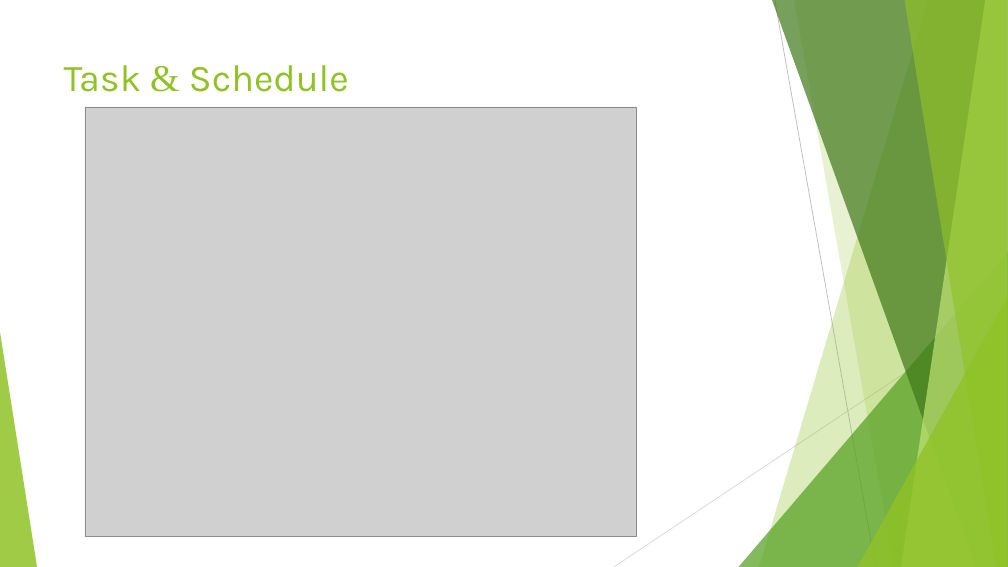
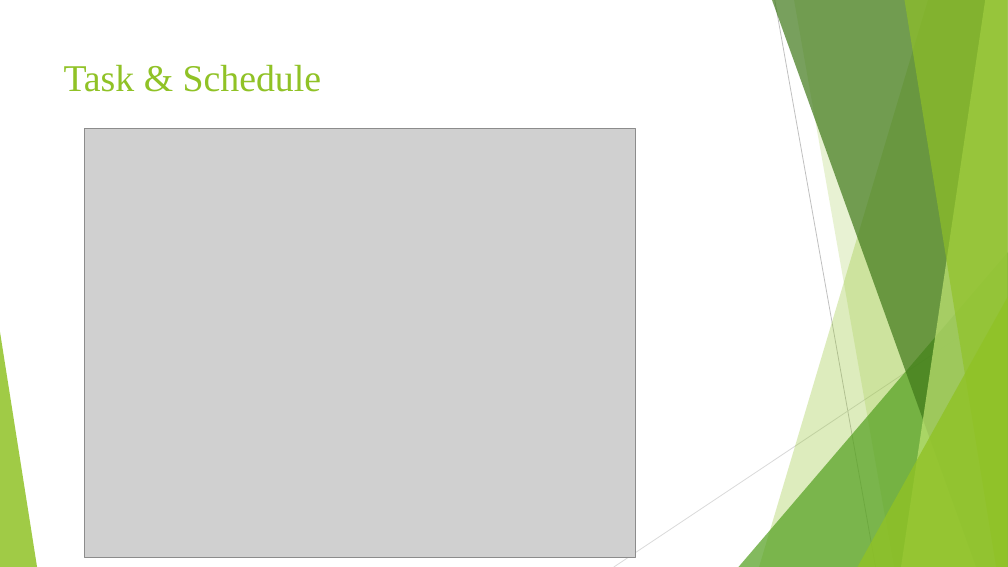
Before and after one commit to BusAI-Self-Driving-Car/Automatic-Braking-System, a slide deck: slide 6 of Project-Proposal/Automatic Braking System.pptx. Drawn at 1008x567 pixels with LibreOffice and Linux fonts; fonts in the diff are those of the drawing; grey boxes stand for pictures. Boxes give left, top, right and bottom in pixels: in the first picture for what was removed or moved away, otherwise in the second. Text is boxed around its words. In the diff, an @@ line names an element or a change of style, - is before the commit and + after.

```diff
--- a/Project-Proposal/Automatic Braking System.pptx
+++ b/Project-Proposal/Automatic Braking System.pptx
@@ title "Task & Schedule" at (64,64,321,92): font Karla to Times New Roman @@
@@ picture: place and size @@
-picture at (85,107,636,536)
+picture at (84,128,635,557)
```
Also in this commit, not shown: 8 other slides changed.
